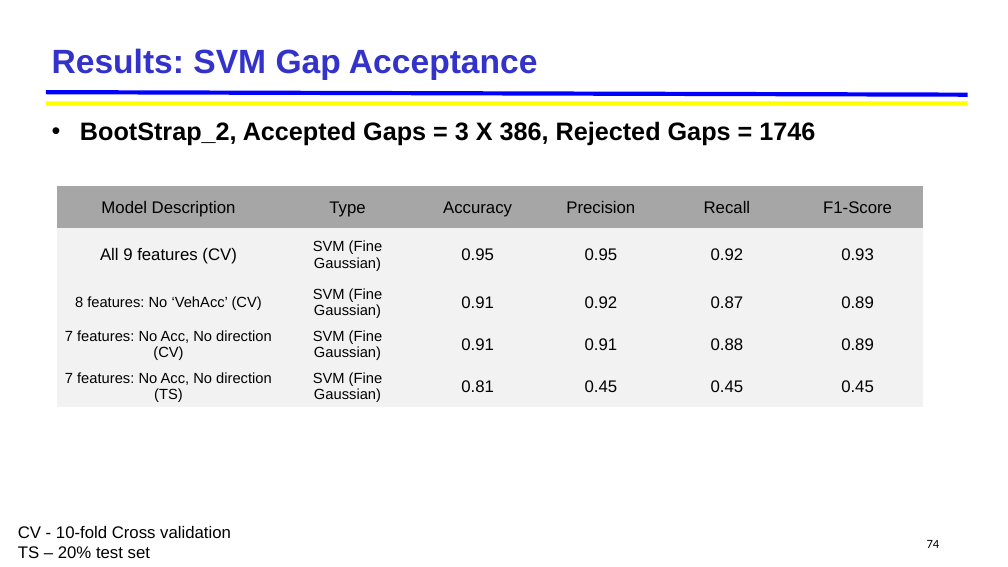
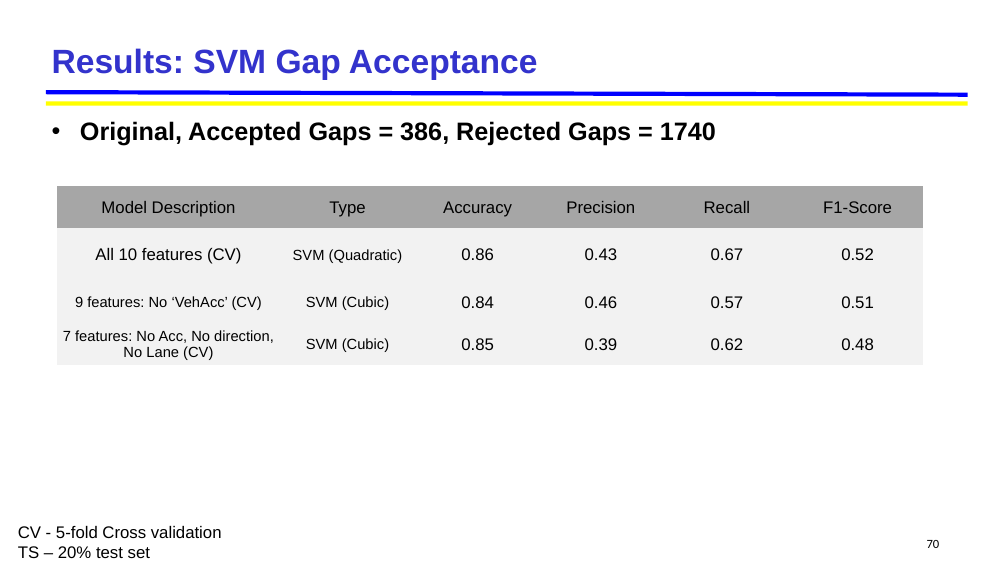
Before and after one commit to jskumaar/pedestrianHybridModel, a slide deck: slide 70 of Pedestrian_Hybrid_Model [Autosaved].pptx (slide 74 before the commit). Drawn at 1008x567 pixels with LibreOffice and Linux fonts; fonts in the diff are those of the drawing; background and template pictures are left out. Boxes give left, top, right and bottom in pixels: in the first picture for what was removed or moved away, otherwise in the second. Text is boxed around its words. In the diff, an @@ line names an element or a change of style, - is before the commit and + after.

```diff
--- a/Pedestrian_Hybrid_Model [Autosaved].pptx
+++ b/Pedestrian_Hybrid_Model [Autosaved].pptx
@@ text at <box>80,121,716,146</box>: text changed @@
-• BootStrap_2, Accepted Gaps = 3 X 386, Rejected Gaps = 1746
+• Original, Accepted Gaps = 386, Rejected Gaps = 1740
@@ table at <box>57,186,924,365</box> @@
-row 2: All 9 features (CV) | SVM (Fine Gaussian) | 0.95 | 0.95 | 0.92 | 0.93
-row 3: 8 features: No ‘VehAcc’ (CV) | SVM (Fine Gaussian) | 0.91 | 0.92 | 0.87 | 0.89
-row 4: 7 features: No Acc, No direction (CV) | SVM (Fine Gaussian) | 0.91 | 0.91 | 0.88 | 0.89
-row 5: 7 features: No Acc, No direction (TS) | SVM (Fine Gaussian) | 0.81 | 0.45 | 0.45 | 0.45
+row 2: All 10 features (CV) | SVM (Quadratic) | 0.86 | 0.43 | 0.67 | 0.52
+row 3: 9 features: No ‘VehAcc’ (CV) | SVM (Cubic) | 0.84 | 0.46 | 0.57 | 0.51
+row 4: 7 features: No Acc, No direction, No Lane (CV) | SVM (Cubic) | 0.85 | 0.39 | 0.62 | 0.48
@@ text at <box>18,526,222,538</box>: text changed @@
-CV - 10-fold Cross validation
+CV - 5-fold Cross validation
@@ page number at <box>927,540,940,548</box>: text changed @@
-74
+70
```
Also in this commit, not shown: 5 other slides changed, 8 slides added, 1 slide removed, 58 other files.
